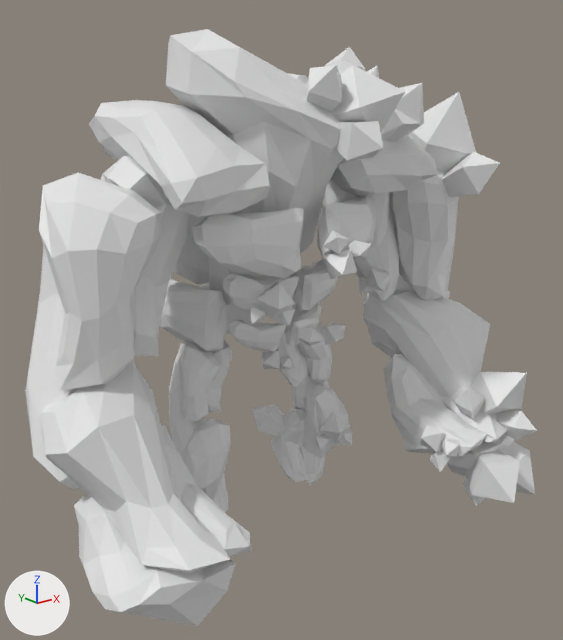
An edit to the Blender file Modelos/Personagens/Petra.blend, drawn before and after from the same camera.
Both versions are drawn from a 50 mm camera at (-9.99, -14.61, 8.41) aimed at (-0.14, -2.3, 3.48). The axes (+X, +Y, +Z) are drawn at lower left. The lights are the same throughout.

Before the edit, the objects in view are built like this:
```python
ob_gristal = bpy.data.objects.new('Gristal', me_gristal)
ob_gristal.location = (0.0, 0.0, 0.0)
ob_gristal1 = bpy.data.objects.new('Gristal1', me_gristal1)
ob_gristal1.location = (0.0, 0.0, 0.0)
ob_gristal2 = bpy.data.objects.new('Gristal2', me_gristal2)
ob_gristal2.location = (0.0, 0.0, 0.0)
ob_gristal3 = bpy.data.objects.new('Gristal3', me_gristal3)
ob_gristal3.location = (0.0, 0.0, 0.0)
ob_petra = bpy.data.objects.new('Petra', me_petra)
ob_petra.location = (0.0, 0.0, 0.0)
ob_petrabobo = bpy.data.objects.new('Petrabobo', me_petrabobo)
ob_petrabobo.location = (0.0, 0.0, 0.0)
ob_petrabraso = bpy.data.objects.new('Petrabraso', me_petrabraso)
ob_petrabraso.location = (0.0, 0.0, 0.0)
ob_petracorpo = bpy.data.objects.new('Petracorpo', me_petracorpo)
ob_petracorpo.location = (0.0, 0.0, 0.0)
ob_petraperna = bpy.data.objects.new('Petraperna', me_petraperna)
ob_petraperna.location = (0.0, 0.0, 0.0)
```
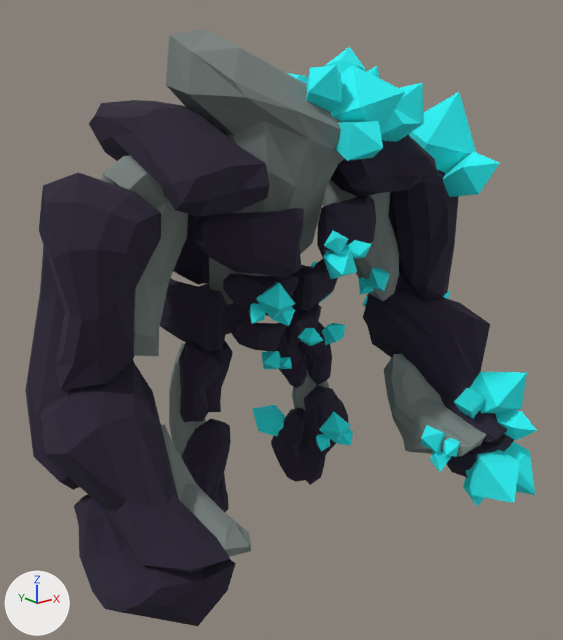
Pixel boxes (x1, y1, x2, y2) of what changed, in the pictures (563 x 640 px):
'Petrabraso', recoloured, surface changed: (25, 156, 514, 626) in both
'Petracorpo', recoloured: (89, 100, 438, 352) in both
'Petra', recoloured: (166, 29, 345, 305) in both
'Petraperna', recoloured (grey to black): (169, 321, 349, 512) in both
'Gristal3', recoloured, surface changed (grey to cyan): (249, 65, 405, 451) in both
'Gristal1', recoloured, surface changed (white to cyan): (420, 372, 537, 506) in both
'Gristal2', recoloured, surface changed (grey to cyan): (310, 92, 500, 307) in both
'Gristal', recoloured, surface changed (grey to cyan): (287, 47, 424, 142) in both
'Petrabobo', recoloured (grey to black): (199, 283, 251, 334) in both

Edits to the bpy script that builds the scene:
```text
Change me_petraperna:
    where me_petraperna.from_pydata(...)  # 672 vertices, 648 faces; spans x -2.36..2.36, y -2.06..-0.29, z -1.22..2.94
    remove me_petraperna.materials.append(mat_material)  # white #e7e7e7
    add me_petraperna.materials.append(mat_golemmaterial)  # picture img_uvgolem
Change me_petrabraso:
    where me_petrabraso.from_pydata(...)  # 672 vertices, 648 faces; spans x -5.67..5.67, y -5.27..-0.31, z -0.75..7.04
    remove me_petrabraso.materials.append(mat_material_001)  # white #e7e7e7
    me_petrabraso part 1: texture (UV) coordinates of 648 of 648 faces, centred in x -5.5..5.5, y -5.12..-0.35, z -0.67..6.91, changed; they spanned u 0.12..0.88, v 0.0..1.0 and now span u 0.02..0.34, v 0.01..0.98
    add me_petrabraso.materials.append(mat_golemmaterial)  # picture img_uvgolem
Change me_petracorpo:
    where me_petracorpo.from_pydata(...)  # 672 vertices, 648 faces; spans x -3.3..3.3, y -3.49..0.77, z 2.75..7.95
    add me_petracorpo.materials.append(mat_golemmaterial)  # picture img_uvgolem
Change me_petra:
    where me_petra.from_pydata(...)  # 68 vertices, 66 faces; spans x -2.14..1.47, y -3.71..-0.27, z 3.58..9.24
    add me_petra.materials.append(mat_golemmaterial)  # picture img_uvgolem
Change me_petrabobo:
    where me_petrabobo.from_pydata(...)  # 56 vertices, 54 faces; spans x -1.24..1.36, y -0.29..0.87, z 2.42..4.05
    add me_petrabobo.materials.append(mat_golemmaterial)  # picture img_uvgolem
Change me_gristal:
    where me_gristal.from_pydata(...)  # 68 vertices, 48 faces; spans x 1.46..3.51, y -3.58..0.22, z 6.94..9.06
    me_gristal part 2: texture (UV) coordinates of 48 of 48 faces, centred in x 1.59..3.37, y -3.5..0.15, z 7.21..8.75, changed; they spanned u 0.5..0.88, v 0.0..1.0 and now span u 0.89..0.99, v 0.37..0.65
    add me_gristal.materials.append(mat_golemmaterial)  # picture img_uvgolem
Change me_gristal1:
    where me_gristal1.from_pydata(...)  # 99 vertices, 88 faces; spans x 2.29..5.18, y -6.07..-3.94, z -1.29..2.09
    me_gristal1 part 3: texture (UV) coordinates of 88 of 88 faces, centred in x 2.48..4.98, y -5.7..-4.02, z -1.11..1.91, changed; they spanned u 0.5..0.88, v 0.12..0.88 and now span u 0.88..1.0, v 0.37..0.65
    add me_gristal1.materials.append(mat_golemmaterial)  # picture img_uvgolem
Change me_gristal2:
    where me_gristal2.from_pydata(...)  # 198 vertices, 176 faces; spans x 0.23..6.13, y -4.12..1.29, z 2.31..8.07
    me_gristal2 part 4: texture (UV) coordinates of 176 of 176 faces, centred in x 0.33..5.88, y -3.83..1.13, z 2.49..7.46, changed; they spanned u 0.5..0.88, v 0.12..0.88 and now span u 0.88..1.0, v 0.36..0.65
    add me_gristal2.materials.append(mat_golemmaterial)  # picture img_uvgolem
Change me_gristal3:
    where me_gristal3.from_pydata(...)  # 180 vertices, 160 faces; spans x -1.2..2.65, y -4.48..-0.23, z -0.75..8.6
    me_gristal3 part 5: texture (UV) coordinates of 160 of 160 faces, centred in x -1.15..2.6, y -4.18..-0.32, z -0.54..8.5, changed; they spanned u 0.38..0.62, v 0.0..1.0 and now span u 0.88..1.0, v 0.37..0.65
    add me_gristal3.materials.append(mat_golemmaterial)  # picture img_uvgolem
```
